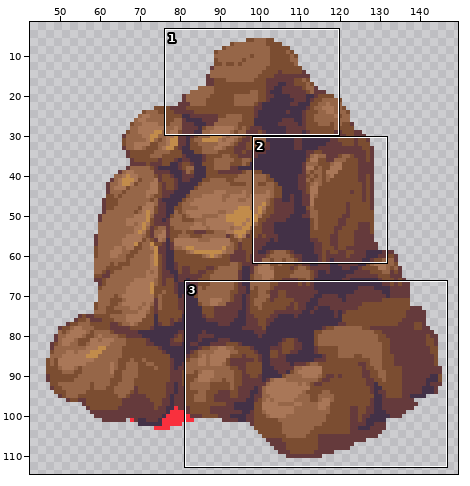
Two states of a sprite sheet, public/assets/menhir_big_mtp_6.png. Above: a wide view before the commit, with the close-up outlined.
Close-up. Before:
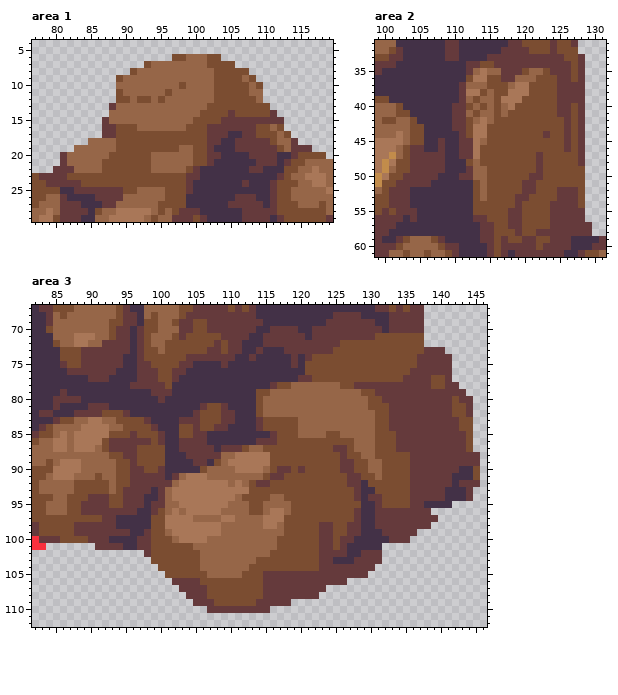
The file is 152x186 pixels. Shown: area 1: x 77..119, y 4..29; area 2: x 99..131, y 31..61; area 3: x 82..146, y 67..112. The wide view leaves out empty margins. The commit also changed other parts of the picture, which this record leaves out.
Now the later version:
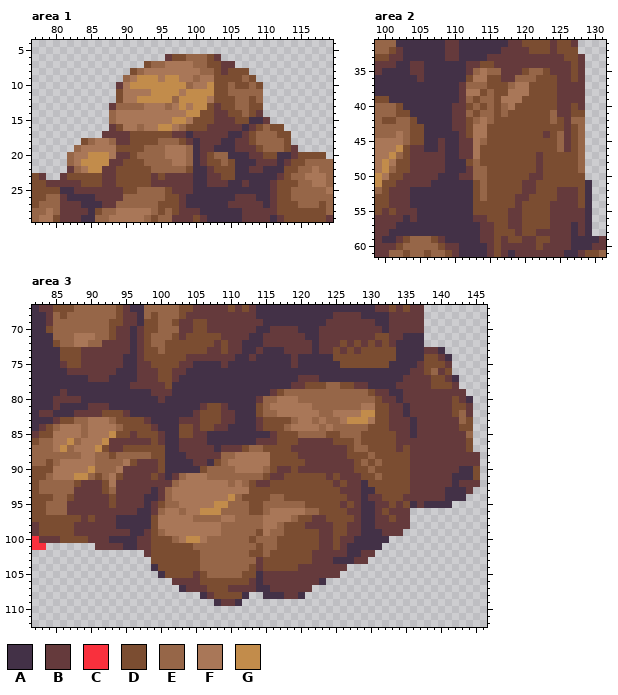
Palette (. is transparent): A #433147  B #653a3c  C #f9303d  D #7b4d31  E #966648  F #a97758  G #c28c4b
The edit:
Changed rows in their new state; - is an unchanged pixel.
Area 1:
first column x 79:
 6 -----------------B------B-------------
 7 -----------------FFFF----BB-----------
 8 --------------FFFFFFFF---B------------
 9 ----------.-FGGGFGGFF-FF--------------
10 ----------BFGGGGGGGG-FFG--E-----------
11 -----------FFFFGGGGFGGGG--EEE---------
12 -----------FFGGGGG-GGGGF---EE---------
13 --------------FFF-FGFGG-B--EE--.------
14 ----------FFFFFFFFFFGG--BBD-E-B..-----
15 --------.-FFFFFFFFGGF---B--DDAA-..----
16 --------.--FF-FFGGF---------A--ED-----
17 ----------BB------BBABB------DEEED----
18 -----D-FF-BB----EEE-BAB------DEEE-D.--
19 -----FFFFF----EEEFFF-AB-------DEEED-..
20 --.-FFGGGFBB-EE--FFF-ABDEE-----DD-----
21 --.-FGGGGBB---E---FF-ABDDED-----------
22 -..--FGGBB-----------A-BDDD-----------
23 ..------BB-----B-BBB-A-BBDD-----------
24 --------BB-----BBBBB---BBB------------
25 ------------------BB------------------
26 -------------------B------------------
27 -------------------B------------------
Area 2:
first column x 104:
34 BB
35 BB
36 -B
first column x 102:
41 ----------------------E---D-
42 ----------------------E--EE-
43 --------------------------E-
44 -----------------------E--E-
45 -----------------------E--E-
46 G----------------------E--E-
47 --------------------------E-
48 --------------------------E-
49 --------------------------E-
51 ---------------------------A
52 ---------------------------A
53 ---------------------------A
54 ---------------------------A
55 ---------------------------A
56 ---------------------------A
57 -------------------------A-A
58 -------------------------A-A
Area 3:
first column x 85:
 70 -------------------------------------A----------------------
 71 -------------------------------------A----------BBAAA-------
 72 -------------------------------------A----B-B-B-BAAAA-------
 73 -------------------------------------A---B-B-----AAAA--A----
 74 ------------------------------------AAAA---------AAAADD-A---
 75 ------------------------------------AAAAA-------AAAA-DDD----
 76 ------------------------------------AAAAAAAAAAAAAAA--DE-D---
 77 -------------------------------------BAAAAAAAAAAAA-------A--
 78 -------------------------------AAABBDDD------AAAA-------D---
 79 -----------------------------AABD-----------E---AA----------
 80 -----------------------------B--FFF----------E---A---------A
 81 -------------------------------FFFFFF-------FF----A---------
 82 --------------------------------FFFFFF--FFFFGG----A-------E-
 83 -------F--------------------------EFF-F--FGGGF-----A------E-
 84 -FFFE---F------------------------EFFFF-F-----D-----A--------
 85 F-F-E---G-----------------------------------DD-----A-------E
 86 --GE---G---------------------------BBBBB----DD--------------
 87 -G----G---DD----------------------BBBBBB-----D----D---------
 88 ----FF---EEEEE---------------------BBBBBB---D---------------
 89 ----FF---EFDBBB---------------------BBBBB---ED--------------
 90 ----FG---FB--BBD--------------------BBBBB-----D-------------
 91 ---GG---F-B---D------------------------B-B------------------
 92 ----BBB-FBB-----------------------------B-------------------
 93 ---BBBB--B-------------------------------BB-----------------
 94 ---BB----B---------------G----------------B-------B--------.
 95 --BB-----B-----D-------GG---------EE-----B-B---B-B-A--------
 96 --BB-----------EF----GGG---------FFFEE----B----D---...------
 97 ----B-B--------F-----------------FE--BB---------D--....-----
 98 ---------------F--------------------BB-------------...------
 99 ---------------EF------------DF-------------------..--------
100 -------------------GG-------D-------------------...---------
101 -----------------------------D------------------------------
102 ----------------------------DD-------B--------.-------------
103 -----------------------------B-------B-------..-------------
104 --------------A--------------B-----BBB----....--------------
105 ---------------A----B--------A-----------....---------------
106 ----------------------------BA--------A...------------------
107 ------------------A------BBBBAA------..---------------------
108 -------------------..AB----A..AAA--A..----------------------
109 --------------------...ABBA.......--------------------------
110 ----------------------.........-----------------------------
Changed places in both close-ups, as pixel boxes (x1, y1, x2, y2):
changed: (46, 54, 312, 208)
changed: (410, 61, 424, 82)
changed: (550, 110, 592, 236)
changed: (396, 145, 403, 152)
changed: (53, 326, 473, 613)
